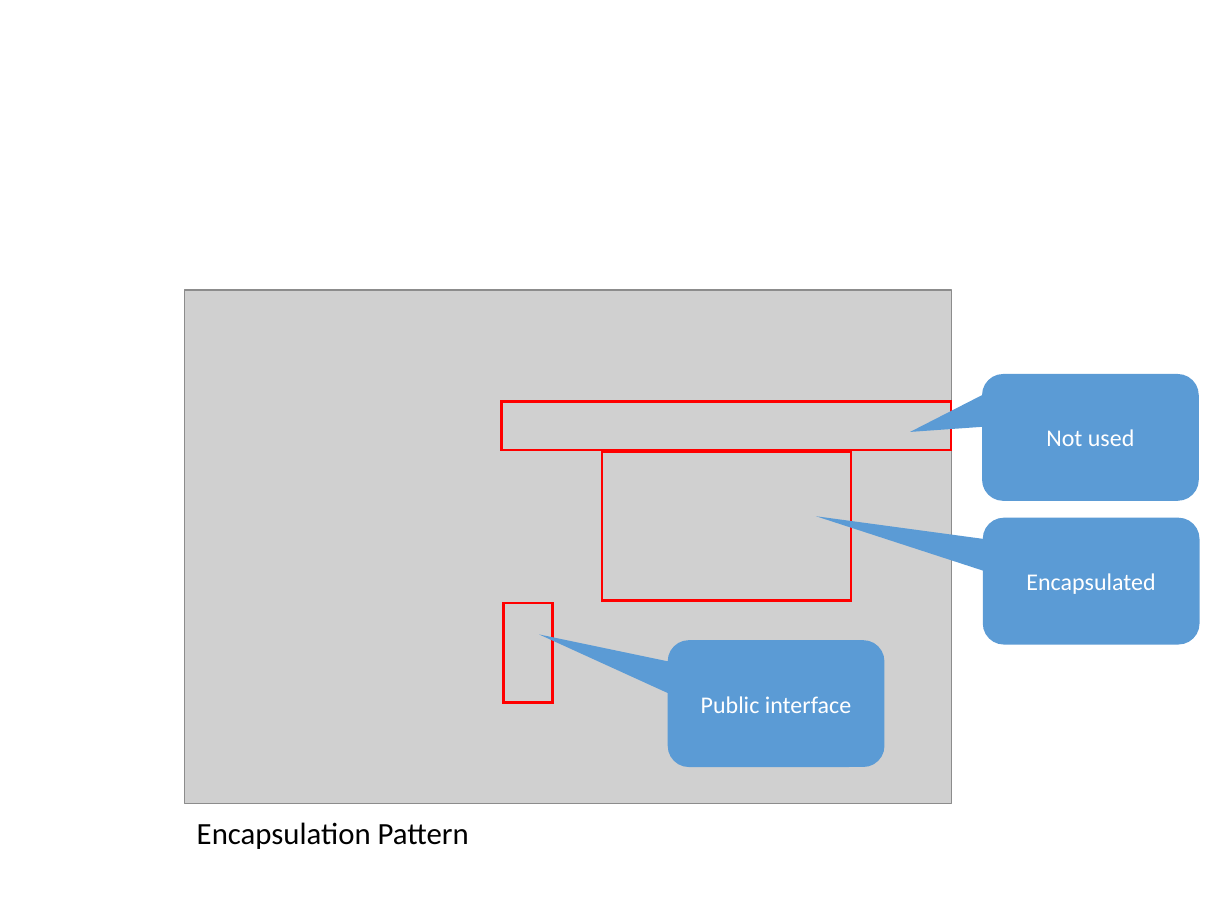
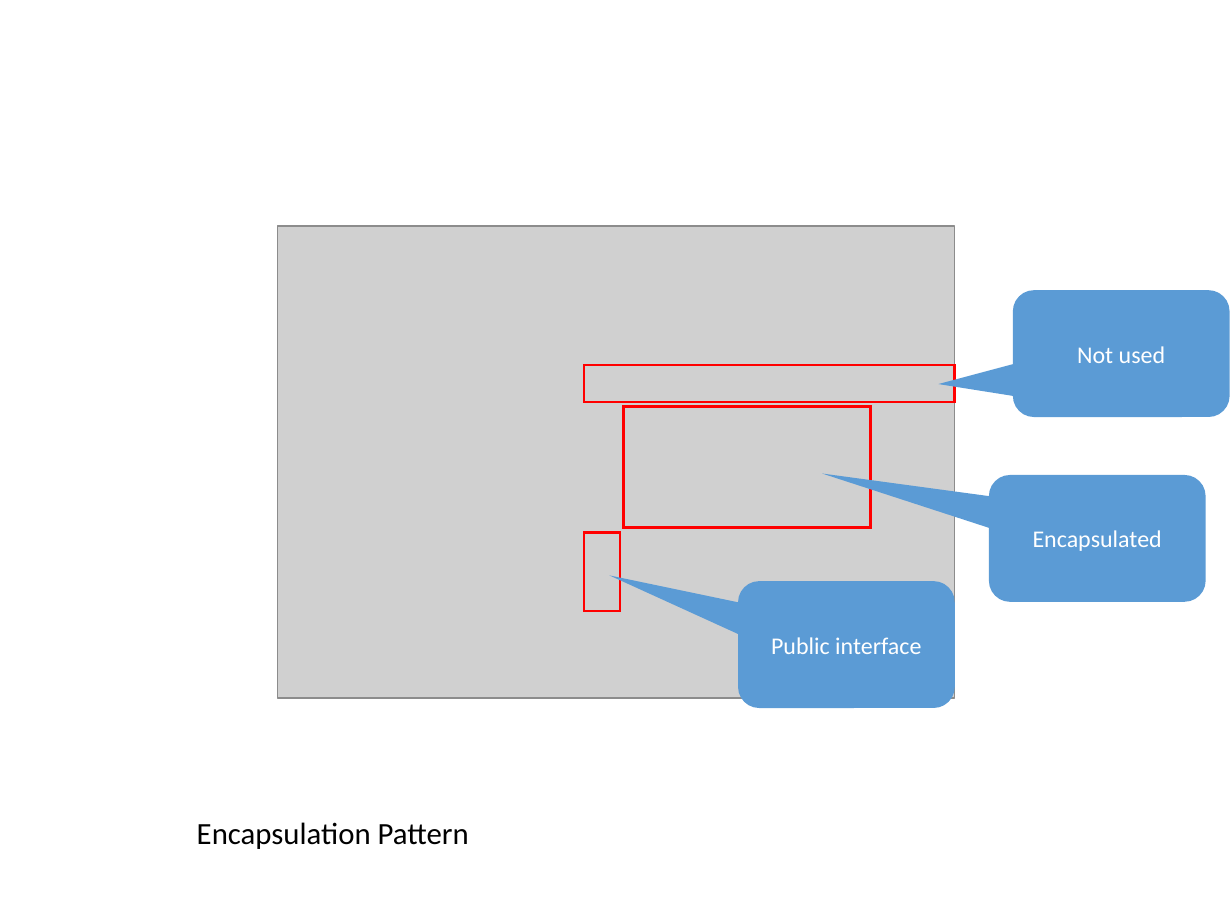
Before and after one commit to dsmsuite/dsmsuite.github.io, a slide deck: slide 10 of assets/img/Images.pptx (slide 13 before the commit). Drawn at 1232x924 pixels with LibreOffice and Linux fonts; fonts in the diff are those of the drawing; grey boxes stand for pictures. Boxes give left, top, right and bottom in pixels: in the first picture for what was removed or moved away, otherwise in the second. Text is boxed around its words. In the diff, an @@ line names an element or a change of style, - is before the commit and + after.

```diff
--- a/assets/img/Images.pptx
+++ b/assets/img/Images.pptx
@@ picture: place and size @@
-picture at bbox=[185, 290, 952, 803]
+picture at bbox=[277, 225, 955, 697]
@@ rounded speech box "Not used": place and size @@
-rounded speech box "Not used" at bbox=[982, 375, 1199, 501]
+rounded speech box "Not used" at bbox=[1013, 291, 1230, 418]
@@ rounded speech box "Not used" at bbox=[1013, 291, 1230, 418]: proportions changed @@
@@ rectangle: place and size @@
-rectangle at bbox=[501, 402, 951, 450]
+rectangle at bbox=[584, 365, 955, 402]
@@ rectangle: place and size @@
-rectangle at bbox=[602, 452, 851, 601]
+rectangle at bbox=[623, 407, 871, 529]
@@ rounded speech box "Encapsulated": place and size @@
-rounded speech box "Encapsulated" at bbox=[983, 517, 1200, 644]
+rounded speech box "Encapsulated" at bbox=[989, 476, 1206, 602]
@@ rectangle: place and size @@
-rectangle at bbox=[503, 604, 552, 703]
+rectangle at bbox=[584, 532, 620, 611]
@@ rounded speech box "Public interface": place and size @@
-rounded speech box "Public interface" at bbox=[668, 641, 885, 768]
+rounded speech box "Public interface" at bbox=[738, 582, 955, 708]
```
Also in this commit, not shown: 11 other slides changed, 1 slide added, 5 slides removed, 5 other files.
